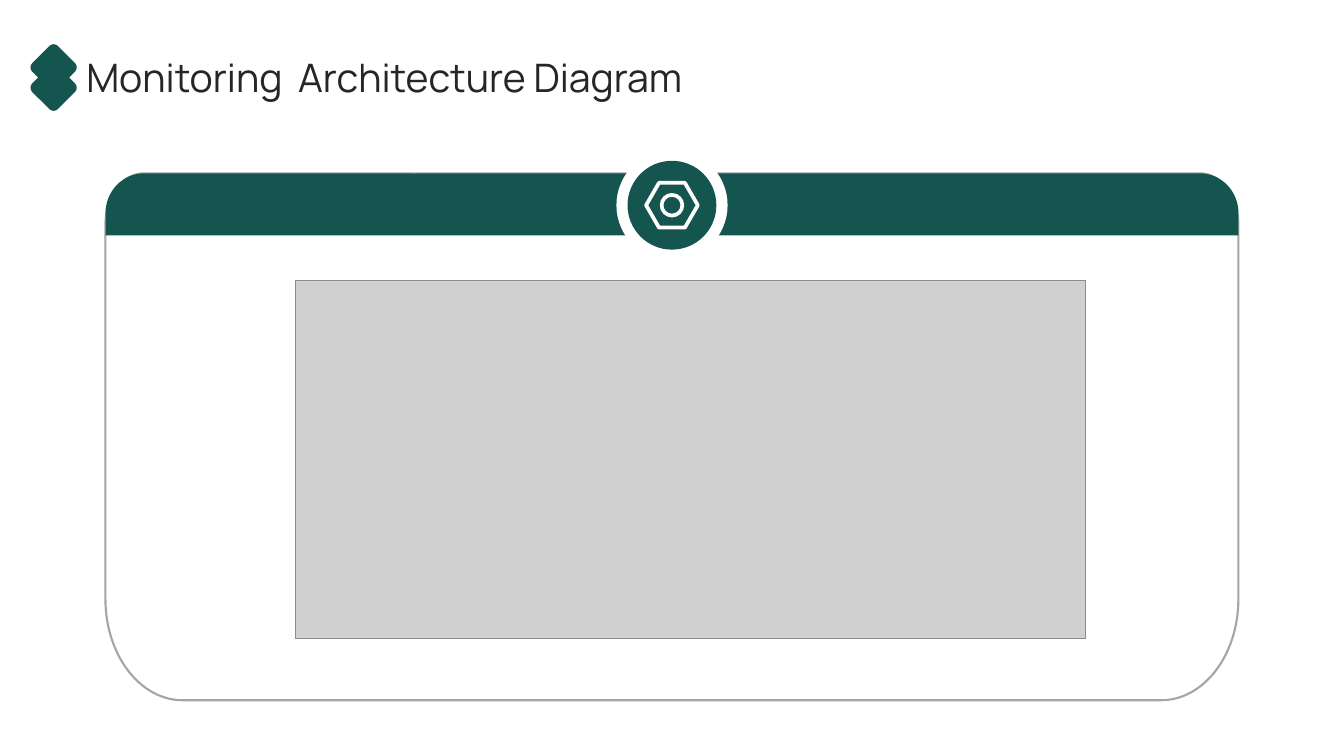
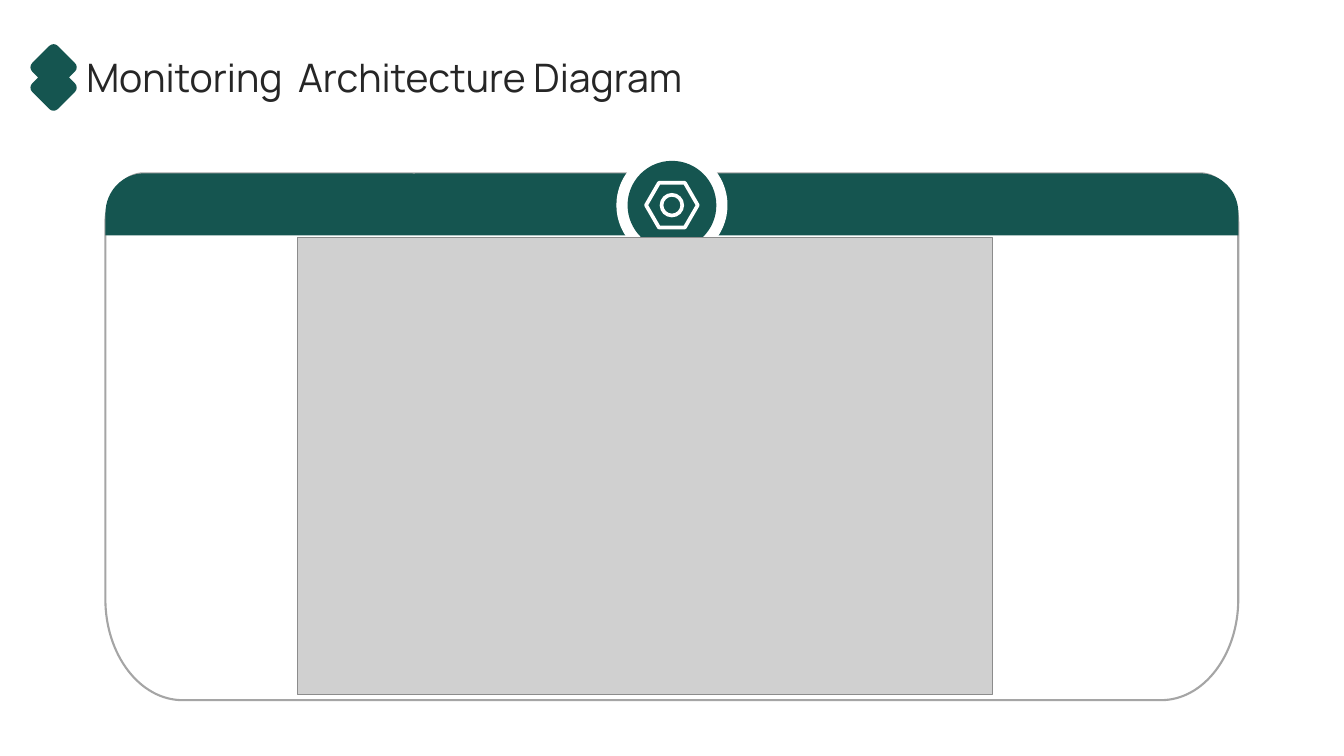
Before and after one commit to karthikasturi/Docker-Advanced, a slide deck: slide 16 of Day03/Docker Monitoring & Logging - Day 3.pptx (slide 17 before the commit). Drawn at 1344x756 pixels with LibreOffice and Linux fonts; fonts in the diff are those of the drawing; grey boxes stand for pictures. Boxes give left, top, right and bottom in pixels: in the first picture for what was removed or moved away, otherwise in the second. Text is boxed around its words. In the diff, an @@ line names an element or a change of style, - is before the commit and + after.

Commit message:
Updated few slides with pictures.

```diff
--- a/Day03/Docker Monitoring & Logging - Day 3.pptx
+++ b/Day03/Docker Monitoring & Logging - Day 3.pptx
@@ outline redrawn in 3 elements at (106,173,1239,701), (106,173,1239,236), (617,150,727,260) @@
@@ picture: place and size @@
-picture at (295,280,1086,639)
+picture at (297,238,992,695)
```
Also in this commit, not shown: 12 other slides changed, 1 slide removed, 1 other file.
